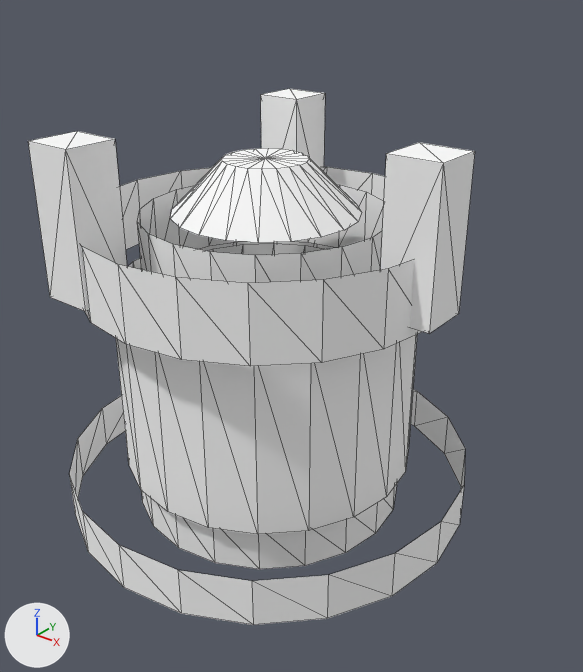
A saved change to the OBJ model src/main/resources/assets/aeronauticsplus/models/block/rockets/geometry/docking_port.obj.
The view is the same before and after, from a camera (50 mm lens) standing at (1.459, -1.622, 1.073) and looking at (0.56, -0.498, 0.376). The lights are fixed; the arrows at lower left show +X, +Y and +Z. The first picture is the older version. Mesh edges are drawn as thin lines. Where no turn or scale is listed for an object, it has been applied to the vertices. Vertices at exactly the same position are counted once.

The scene before the commit, as lines of its bpy script (objects in view):
```python
me_base = bpy.data.meshes.new('base')
me_base.from_pydata(...)  # 80 vertices, 80 faces; spans x 0.08..0.92, y -0.92..-0.08, z 0.0..0.1
me_base.materials.append(mat_propeller)  # its picture is missing
me_guide = bpy.data.meshes.new('guide')
me_guide.from_pydata(...)  # 41 vertices, 60 faces; spans x 0.32..0.68, y -0.68..-0.32, z 0.62..0.72
me_guide.materials.append(mat_propeller)  # its picture is missing
me_petals = bpy.data.meshes.new('petals')
me_petals.from_pydata(...)  # a box spanning x 0.79..0.89, y -0.55..-0.45, z 0.5..0.78; a box spanning x 0.28..0.38, y -0.844..-0.744, z 0.5..0.78; a box spanning x 0.28..0.38, y -0.256..-0.156, z 0.5..0.78
me_petals.materials.append(mat_propeller)  # its picture is missing
me_ring = bpy.data.meshes.new('ring')
me_ring.from_pydata(...)  # 80 vertices, 80 faces; spans x 0.14..0.86, y -0.86..-0.14, z 0.48..0.62
me_ring.materials.append(mat_propeller)  # its picture is missing
me_tunnel = bpy.data.meshes.new('tunnel')
me_tunnel.from_pydata(...)  # 80 vertices, 80 faces; spans x 0.2..0.8, y -0.8..-0.2, z 0.1..0.48
me_tunnel.materials.append(mat_propeller)  # its picture is missing
ob_base = bpy.data.objects.new('base', me_base)
ob_base.location = (0.0, 0.0, 0.0)
ob_guide = bpy.data.objects.new('guide', me_guide)
ob_guide.location = (0.0, 0.0, 0.0)
ob_petals = bpy.data.objects.new('petals', me_petals)
ob_petals.location = (0.0, 0.0, 0.0)
ob_ring = bpy.data.objects.new('ring', me_ring)
ob_ring.location = (0.0, 0.0, 0.0)
ob_tunnel = bpy.data.objects.new('tunnel', me_tunnel)
ob_tunnel.location = (0.0, 0.0, 0.0)
```
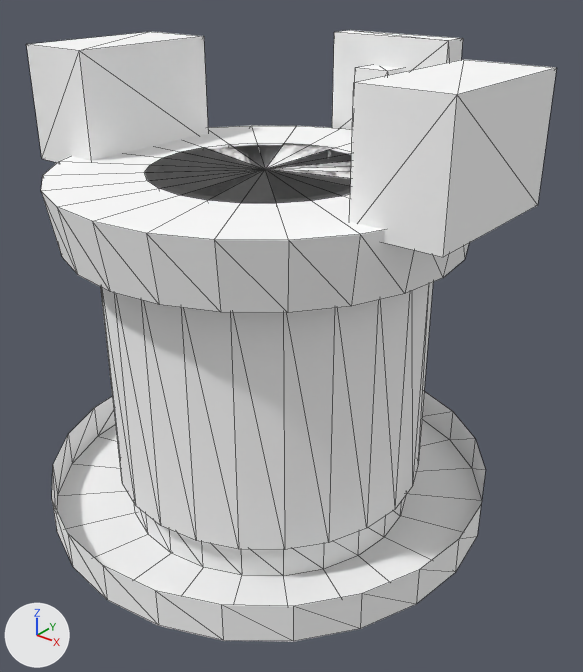
What changed in the scene script:
```text
Change me_base:
    used by ob_base; location = (0.0, 0.0, 0.0)
    remove me_base.from_pydata(...)  # 80 vertices, 80 faces; spans x 0.08..0.92, y -0.92..-0.08, z 0.0..0.1
    add me_base.from_pydata(...)  # 97 vertices, 120 faces; spans x 0.04..0.96, y -0.96..-0.04, z 0.0..0.08
    me_base part 1: the loose piece of 40 vertices spanning x 0.08..0.92, y -0.92..-0.08, z 0.0..0.1 is rebuilt with 49 vertices and now spans x 0.04..0.96, y -0.96..-0.04, z 0.0..0.08
    me_base part 2: the loose piece of 40 vertices spanning x 0.22..0.78, y -0.78..-0.22, z 0.0..0.1 is rebuilt with 48 vertices and now spans x 0.2..0.8, y -0.8..-0.2, z 0.0..0.08
Change me_petals:
    used by ob_petals; location = (0.0, 0.0, 0.0)
    remove me_petals.from_pydata(...)  # 24 vertices, 36 faces; spans x 0.28..0.89, y -0.844..-0.156, z 0.5..0.78
    add me_petals.from_pydata(...)  # 24 vertices, 36 faces; spans x 0.04..0.96, y -0.66..-0.04, z 0.68..0.9
    me_petals part 3: the loose piece of 8 vertices spanning x 0.79..0.89, y -0.55..-0.45, z 0.5..0.78 is scaled about its middle by (2.8, 0.6, 0.786), then moved by (-0.34, 0.43, 0.15)
    me_petals part 4: the loose piece of 8 vertices spanning x 0.28..0.38, y -0.844..-0.744, z 0.5..0.78 is scaled about its middle by (1.6, 3.2, 0.786), then moved by (0.55, 0.294, 0.15)
    me_petals part 5: the loose piece of 8 vertices spanning x 0.28..0.38, y -0.256..-0.156, z 0.5..0.78 is scaled about its middle by (1.6, 3.2, 0.786), then moved by (-0.21, -0.294, 0.15)
Change me_ring:
    used by ob_ring; location = (0.0, 0.0, 0.0)
    remove me_ring.from_pydata(...)  # 80 vertices, 80 faces; spans x 0.14..0.86, y -0.86..-0.14, z 0.48..0.62
    add me_ring.from_pydata(...)  # 97 vertices, 144 faces; spans x 0.1..0.9, y -0.9..-0.1, z 0.58..0.7
    me_ring part 6: the loose piece of 40 vertices spanning x 0.14..0.86, y -0.86..-0.14, z 0.48..0.62 is rebuilt with 97 vertices and now spans x 0.1..0.9, y -0.9..-0.1, z 0.58..0.7
    me_ring part 7: the loose piece of 40 vertices spanning x 0.26..0.74, y -0.74..-0.26, z 0.48..0.62 is deleted
Change me_tunnel:
    used by ob_tunnel; location = (0.0, 0.0, 0.0)
    remove me_tunnel.from_pydata(...)  # 80 vertices, 80 faces; spans x 0.2..0.8, y -0.8..-0.2, z 0.1..0.48
    add me_tunnel.from_pydata(...)  # 96 vertices, 96 faces; spans x 0.18..0.82, y -0.82..-0.18, z 0.08..0.58
    me_tunnel part 8: the loose piece of 40 vertices spanning x 0.2..0.8, y -0.8..-0.2, z 0.1..0.48 is rebuilt with 48 vertices and now spans x 0.18..0.82, y -0.82..-0.18, z 0.08..0.58
    me_tunnel part 9: the loose piece of 40 vertices spanning x 0.28..0.72, y -0.72..-0.28, z 0.1..0.48 is rebuilt with 48 vertices and now spans x 0.26..0.74, y -0.74..-0.26, z 0.08..0.58
Add me_target:
    me_target.from_pydata(...)  # a box spanning x 0.46..0.54, y -0.16..-0.08, z 0.7..0.84
    me_target.materials.append(mat_propeller)  # its picture is missing
Remove ob_guide:
    ob_guide = bpy.data.objects.new('guide', me_guide)
    ob_guide.location = (0.0, 0.0, 0.0)
Add ob_target:
    ob_target = bpy.data.objects.new('target', me_target)
    ob_target.location = (0.0, 0.0, 0.0)
```

Changed parts and their boxes [x1, y1, x2, y2] in the pictures (583 x 672 px; the box of a moved part takes in the faces that stretch with it):
'petals', reshaped (19% wider, 7% shorter): before [28, 89, 475, 334]; after [26, 30, 556, 257]
'ring', reshaped: before [81, 167, 423, 366]; after [41, 125, 469, 313]
'tunnel', reshaped: before [116, 241, 417, 535]; after [101, 282, 433, 550]
'base', reshaped (10% wider, 6% taller): before [69, 389, 465, 625]; after [52, 391, 486, 642]
'guide', deleted: before [171, 148, 362, 243]
'target', added: after [355, 65, 403, 82]
part 1 of me_base, rebuilt (10% wider, 6% taller): before [69, 389, 465, 625]; after [52, 391, 486, 642]
part 2 of me_base, rebuilt: before [141, 484, 397, 569]; after [134, 496, 406, 576]
part 3 of me_petals, moved or reshaped: before [381, 142, 475, 334]; after [332, 30, 463, 129]
part 4 of me_petals, moved or reshaped: before [28, 131, 127, 311]; after [349, 59, 556, 257]
part 5 of me_petals, moved or reshaped: before [261, 89, 325, 169]; after [26, 32, 208, 162]
part 6 of me_ring, rebuilt: before [81, 167, 423, 366]; after [41, 125, 469, 313]
part 7 of me_ring, deleted: before [137, 184, 384, 283]
part 8 of me_tunnel, rebuilt: before [116, 241, 417, 535]; after [101, 282, 433, 550]
part 9 of me_tunnel, rebuilt (not visible afterwards): before [206, 243, 326, 255]
